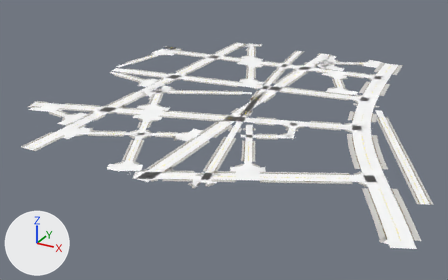
One commit to the glTF model game/assets/city/roads/roads_-1_-1.gltf: the scene before it, then after it.
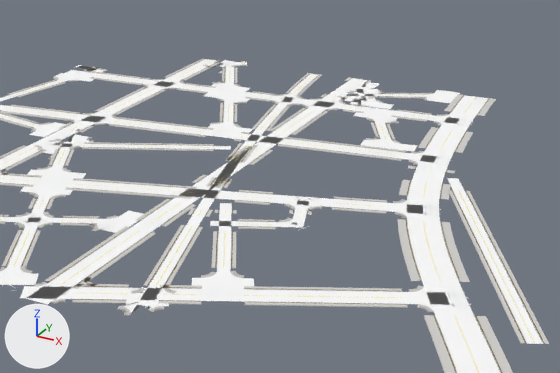
Old and new are each drawn whole from a 50 mm lens placed at (78.0, -442.0, 282.0), pointed at (-281.0, 211.0, -45.0) and again close up on the part from 27% to 98% of the width and 3% to 79% of the height. Arrows for +X, +Y and +Z are at lower left; the lights stay in place. The older version's two pictures come first. Objects named as collision shapes, trigger or cutter boxes, shadow casters or lower levels of detail are left out. Vertices at exactly the same position are counted once.

In view in the first close-up: 'roads_-1_-1_Road_Tactile_Strip', 'roads_-1_-1_SH_kerb', 'roads_-1_-1_SH_road_marking_white', 'roads_-1_-1_SH_road_marking_yellow', 'roads_-1_-1_SH_sidewalk', 'roads_-1_-1_SH_wet_asphalt'.
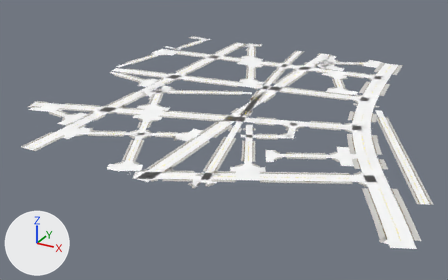
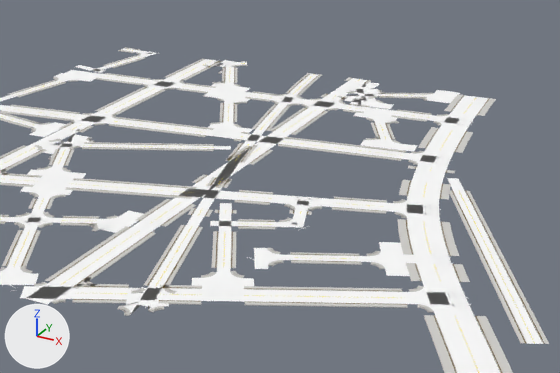
What the commit changed:
me_roads__1__1_sh_sidewalk is used by ob_roads__1__1_sh_sidewalk; location (0.0, 0.0, 0.0).
me_roads__1__1_sh_sidewalk had 7836 vertices, 8440 faces and spanned x -515.0..10.0, y -4.0..517.0, z 0.0.
me_roads__1__1_sh_sidewalk now has 8142 vertices, 8752 faces and spans x -515.0..10.0, y -4.0..517.0, z 0.0.
me_roads__1__1_sh_sidewalk part 1: the loose piece of 27 vertices spanning x -465.0..-418.0, y 105.0..123.0, z 0.0 is copied, and the copy is turned 62.4 degrees about the z axis through its middle, then moved by (-35.0, 344.0, 0.0); it spans x -481.0..-470.0, y 434.0..482.0, z 0.0.
me_roads__1__1_sh_sidewalk part 2: the loose piece of 24 vertices spanning x -377.0..-338.0, y 57.0..78.0, z 0.0 is copied, and the copy is moved by (225.0, 54.0, 0.0); it spans x -152.0..-113.0, y 111.0..132.0, z 0.0.
me_roads__1__1_sh_sidewalk part 3: the loose piece of 24 vertices spanning x -382.0..-343.0, y 67.0..89.0, z 0.0 is copied, and the copy is moved by (225.0, 54.0, 0.0); it spans x -157.0..-118.0, y 121.0..142.0, z 0.0.
me_roads__1__1_sh_sidewalk part 4: 6 vertices removed from x -93.0..-62.0, y 149.0..163.0, z 0.0; 48 vertices added at x -172.0..-162.0, y 118.0..125.0, z 0.0.
Other edits to the shape of me_roads__1__1_sh_sidewalk do not show in these pictures.
me_roads__1__1_sh_wet_asphalt is used by ob_roads__1__1_sh_wet_asphalt; location (0.0, 0.0, 0.0).
me_roads__1__1_sh_wet_asphalt had 23949 vertices, 43353 faces and spanned x -515.0..10.0, y -6.0..514.0, z 0.0.
me_roads__1__1_sh_wet_asphalt now has 24580 vertices, 44351 faces and spans x -515.0..10.0, y -6.0..514.0, z 0.0.
me_roads__1__1_sh_wet_asphalt part 5: a new loose piece of 272 vertices spanning x -172.0..-93.0, y 106.0..150.0, z 0.0, in mat_sh_wet_asphalt.
me_roads__1__1_sh_wet_asphalt part 6: a new loose piece of 40 vertices spanning x -118.0..-75.0, y 121.0..174.0, z 0.0, in mat_sh_wet_asphalt.
me_roads__1__1_sh_wet_asphalt part 7: a new loose piece of 40 vertices spanning x -179.0..-152.0, y 92.0..123.0, z 0.0, in mat_sh_wet_asphalt.
me_roads__1__1_sh_wet_asphalt part 8: 59 vertices moved from x -511.0..-484.0, y 415.0..426.0, z 0.0 to x -493.0..-479.0, y 415.0..477.0, z 0.0; 82 vertices removed from x -512.0..-490.0, y 415.0..426.0, z 0.0; 336 vertices added at x -510.0..-470.0, y 415.0..504.0, z 0.0.
Other edits to the shape of me_roads__1__1_sh_wet_asphalt do not show in these pictures.

Pixel boxes (x1, y1, x2, y2) of what changed, in the close-ups (560 x 373 px):
'roads_-1_-1_SH_wet_asphalt', reshaped
    before: (0, 59, 543, 373)
    after: (0, 48, 543, 373)
'roads_-1_-1_SH_sidewalk', reshaped
    before: (0, 58, 549, 373)
    after: (0, 47, 549, 373)
part 1 of me_roads__1__1_sh_sidewalk, added
    after: (113, 58, 145, 68)
part 2 of me_roads__1__1_sh_sidewalk, added
    after: (291, 260, 362, 265)
part 3 of me_roads__1__1_sh_sidewalk, added
    after: (290, 252, 359, 256)
part 4 of me_roads__1__1_sh_sidewalk, reshaped
    before: (403, 254, 462, 264)
    after: (268, 248, 281, 254)
part 5 of me_roads__1__1_sh_wet_asphalt, added
    after: (261, 254, 401, 263)
part 6 of me_roads__1__1_sh_wet_asphalt, added
    after: (374, 242, 416, 276)
part 7 of me_roads__1__1_sh_wet_asphalt, added
    after: (254, 248, 283, 269)
part 8 of me_roads__1__1_sh_wet_asphalt, built on
    before: (79, 66, 101, 72)
    after: (89, 48, 154, 73)
